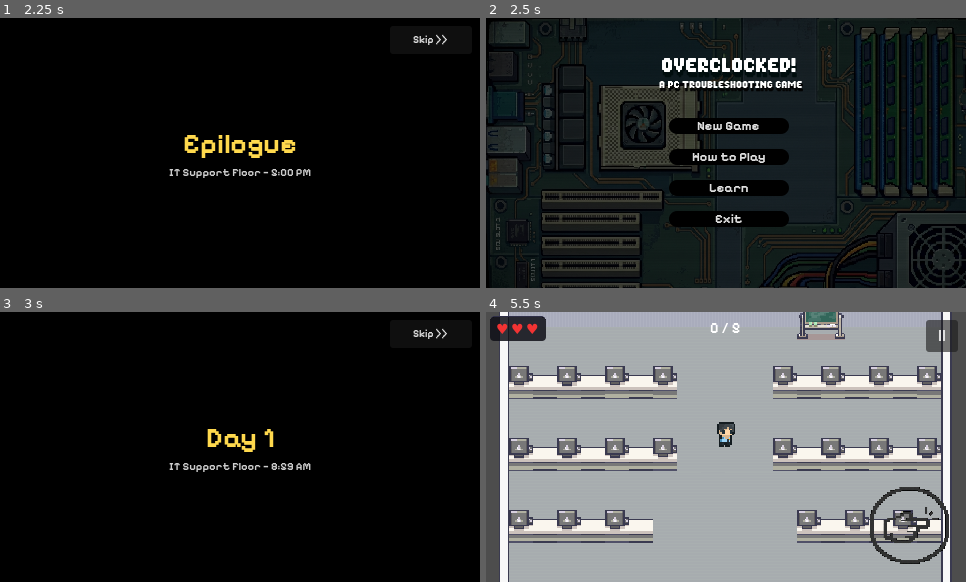
Above: before the commit, frames 1-4 (two rows, left to right).
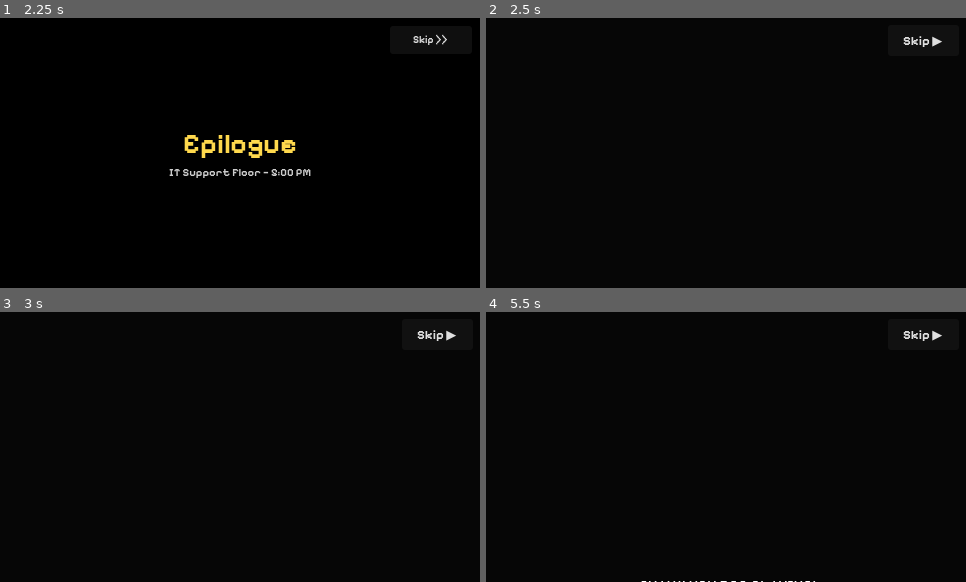
Above: after the commit, the same moments.

Repository: Raikosuu/Full-Tech-Panic_Public
Game: Godot game, scene res://cutscenes/epilogue.tscn
The game is run twice, just before and just after one commit, with the same random seed, the same clock (stepped at 60 frames per second) and the same inputs. This scene is started directly instead of the project's main scene.
Inputs (mouse positions are in pixels of both pictures, inside the frame that each line leads up to):
- Up to frame 1 (2.25 s): click "Skip >>" at 0.5 s; click "Skip >>" at 1.25 s; tap Enter at 2 s; move the mouse to (345, 139) at 2.02 s; hold D (move_right) from 2.03 s (still down); hold E (interact) from 2.03 s (still down); click (345, 139) at 2.17 s
- Up to frame 2 (2.5 s): keep holding D (move_right); keep holding E (interact); tap Space at 2.27 s
- Up to frame 3 (3 s): release D (move_right) at 2.75 s; release E (interact) at 2.75 s; click (244, 420) at 2.75 s, where only the run before the commit has a clickable "New Game"
- Up to frame 4 (5.5 s): click "Skip >>" (after the commit: "Skip ▶") at 3.5 s; click "Skip >>" (after the commit: "Skip ▶") at 4.25 s; drag from (630, 460) to (702, 501) at 5.02 s

Frame 1 is identical in both runs. In frame 2, 43% of the frame differs, in the area x 0-100%, y 0-100%; in frame 3, 1.1%; in frame 4, 100%.

Commit message:
debugged the credits scene
bug where the credits scene area is moving instead of the text itself.

Diff:
--- /dev/null
+++ b/scenes/credits_scene.tscn
@@ -0,0 +1,95 @@
+[gd_scene format=3 uid="uid://ded4u5ledaf8q"]
+
+[ext_resource type="Script" uid="uid://pd62ewhik4qd" path="res://scripts/credits_scene.gd" id="1_ma2dp"]
+[ext_resource type="FontFile" uid="uid://c1dh3d4255a1l" path="res://assets/fonts/Pixelify_Sans/static/PixelifySans-Regular.ttf" id="2_t4kbm"]
+[ext_resource type="FontFile" uid="uid://chkdc34o58e2w" path="res://assets/fonts/PixelGamer-Regular.otf" id="2_x5wno"]
+[ext_resource type="FontFile" uid="uid://castux4fucj02" path="res://assets/fonts/Pixelify_Sans/static/PixelifySans-Bold.ttf" id="3_1pu23"]
+
+[node name="CreditsScene" type="Control" unique_id=893276366]
+layout_mode = 3
+anchors_preset = 15
+anchor_right = 1.0
+anchor_bottom = 1.0
+grow_horizontal = 2
+grow_vertical = 2
+script = ExtResource("1_ma2dp")
+start_delay = 1.0
+
+[node name="Background" type="ColorRect" parent="." unique_id=427609569]
+layout_mode = 1
+anchors_preset = 15
+anchor_right = 1.0
+anchor_bottom = 1.0
+grow_horizontal = 2
+grow_vertical = 2
+color = Color(0.022979883, 0.022979883, 0.022979883, 1)
+
+[node name="ScrollClip" type="Control" parent="." unique_id=1335924724]
+layout_mode = 1
+anchors_preset = 15
+anchor_right = 1.0
+anchor_bottom = 1.0
+grow_horizontal = 2
+grow_vertical = 2
+
+[node name="CreditsText" type="RichTextLabel" parent="ScrollClip" unique_id=339706756]
+layout_mode = 1
+anchors_preset = 15
+anchor_right = 1.0
+anchor_bottom = 1.0
+grow_horizontal = 2
+grow_vertical = 2
+theme_override_fonts/normal_font = ExtResource("2_t4kbm")
+theme_override_fonts/bold_font = ExtResource("3_1pu23")
+theme_override_fonts/bold_italics_font = ExtResource("2_x5wno")
+bbcode_enabled = true
+text = "[center] THANK YOU FOR PLAYING!
+
+[b]A THESIS BY[/b]
+Sebastian Cortes
+Michael Tabugadir
+
+[b]PROGRAMMING[/b]
+Sebastian Cortes
+Michael Tabugadir
+
+[b]ART & ANIMATION[/b]
+Sebastian Cortes
+
+[b]MUSIC & SFX[/b]
+SergeQuadrado (Pixabay.com)
+Freesound Community
+
+[b]TILE & CHARACTER ASSETS[/b]
+Arks
+LimeZu
+Pixelrepo
+
+[b]SPECIAL THANKS[/b]
+Playtesters, friends, family
+IT Professionals, Panelists, Advisers
+
+[i]Every machine that runs today
+was once a pile of parts on a desk,
+and someone who didn't walk away.
+
+Thanks for staying at the bench.[/i][/center]"
+fit_content = true
+scroll_active = false
+vertical_alignment = 1
+
+[node name="SkipButton" type="Button" parent="." unique_id=1191532322]
+layout_mode = 1
+anchors_preset = 1
+anchor_left = 1.0
+anchor_right = 1.0
+offset_left = -78.0
+offset_top = 7.0
+offset_right = -7.0
+offset_bottom = 38.0
+grow_horizontal = 0
+theme_override_fonts/font = ExtResource("3_1pu23")
+theme_override_font_sizes/font_size = 13
+text = "Skip ▶"
+
+[node name="AnimationPlayer" type="AnimationPlayer" parent="." unique_id=175310412]
--- /dev/null
+++ b/scripts/credits_scene.gd
@@ -0,0 +1,41 @@
+extends Control
+
+@onready var anim_player  = $AnimationPlayer
+@onready var scroll_clip  = $ScrollClip
+@onready var credits_text = $ScrollClip/CreditsText
+@onready var skip_button  = $SkipButton
+
+@export var scroll_speed: float = 35.0
+@export var start_delay:  float = 1.5
+
+var _scroll_tween: Tween
+
+func _ready() -> void:
+	skip_button.pressed.connect(_on_skip_pressed)
+	credits_text.visible = false
+	credits_text.position.y = scroll_clip.size.y
+	_start_scroll()
+
+func _start_scroll() -> void:
+	await get_tree().process_frame
+	await get_tree().process_frame
+	credits_text.position.y = scroll_clip.size.y
+	credits_text.visible = true
+	if start_delay > 0.0:
+		await get_tree().create_timer(start_delay).timeout
+	var distance = scroll_clip.size.y + credits_text.size.y
+	var duration = distance / scroll_speed
+	_scroll_tween = create_tween()
+	_scroll_tween.tween_property(credits_text, "position:y", -credits_text.size.y, duration)
+	_scroll_tween.finished.connect(_on_scroll_done)
+
+func _on_scroll_done() -> void:
+	anim_player.play("show_title")
+
+func _on_skip_pressed() -> void:
+	if _scroll_tween and _scroll_tween.is_valid():
+		_scroll_tween.kill()
+	_on_scroll_done()
+
+func _go_to_menu() -> void:
+	get_tree().change_scene_to_file("res://scenes/main_menu.tscn")
--- a/scripts/epilogue.gd
+++ b/scripts/epilogue.gd
@@ -76,4 +76,4 @@
 	]
 
 func go_to_next() -> void:
-	get_tree().change_scene_to_file("res://scenes/main_menu.tscn")
+	get_tree().change_scene_to_file("res://scenes/credits_scene.tscn")
Not shown, added: scripts/credits_scene.gd.uid
